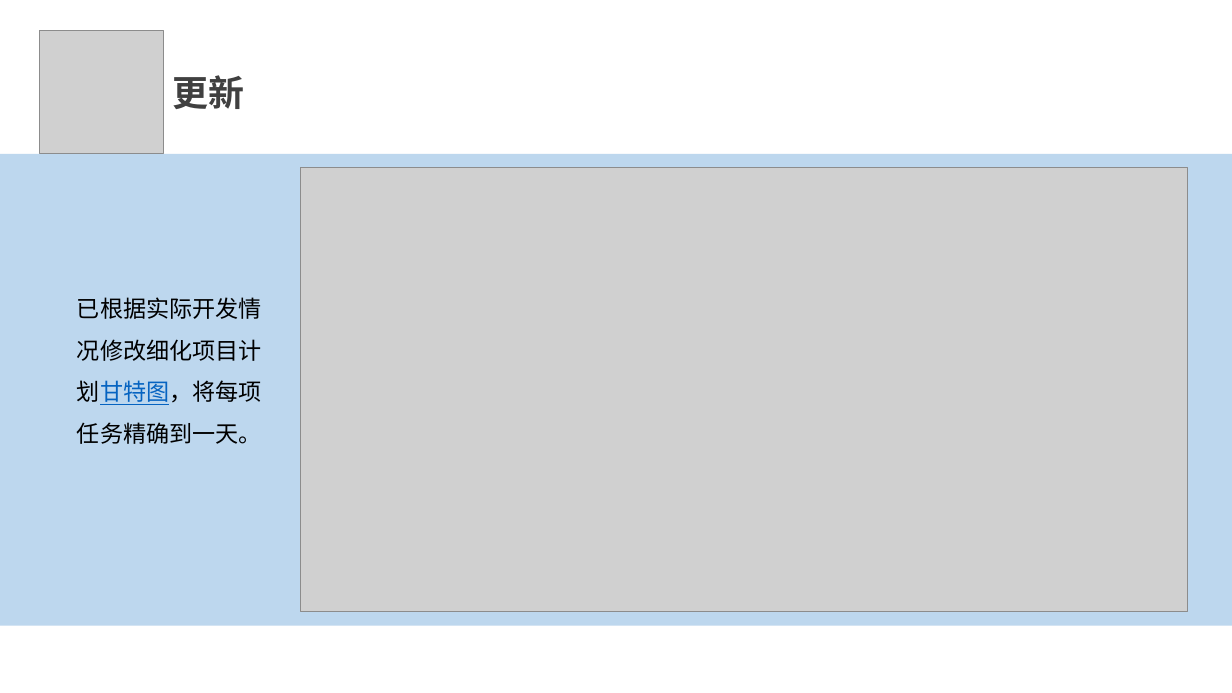
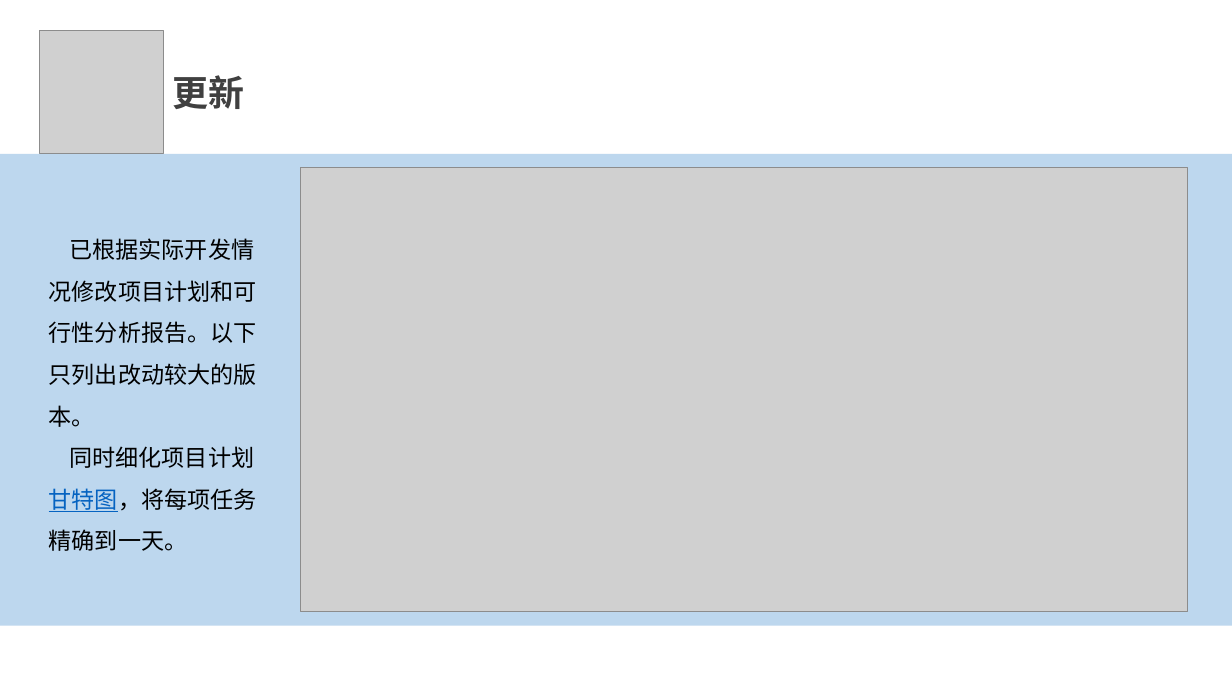
Before and after one commit to SE2020-G7/footprint, a slide deck: slide 5 of 评审PPT/需求分析/项目需求设计-G07.pptx (slide 7 before the commit). Drawn at 1232x693 pixels with LibreOffice and Linux fonts; fonts in the diff are those of the drawing; grey boxes stand for pictures. Boxes give left, top, right and bottom in pixels: in the first picture for what was removed or moved away, otherwise in the second. Text is boxed around its words. In the diff, an @@ line names an element or a change of style, - is before the commit and + after.

```diff
--- a/评审PPT/需求分析/项目需求设计-G07.pptx
+++ b/评审PPT/需求分析/项目需求设计-G07.pptx
@@ text at (x1=49, y1=238, x2=257, y2=551): text changed @@
-已根据实际开发情况修改细化项目计划甘特图，将每项任务精确到一天。
+已根据实际开发情况修改项目计划和可行性分析报告。以下只列出改动较大的版本。
+同时细化项目计划甘特图，将每项任务精确到一天。
```
Also in this commit, not shown: 19 other slides changed, 2 slides added, 2 slides removed.
